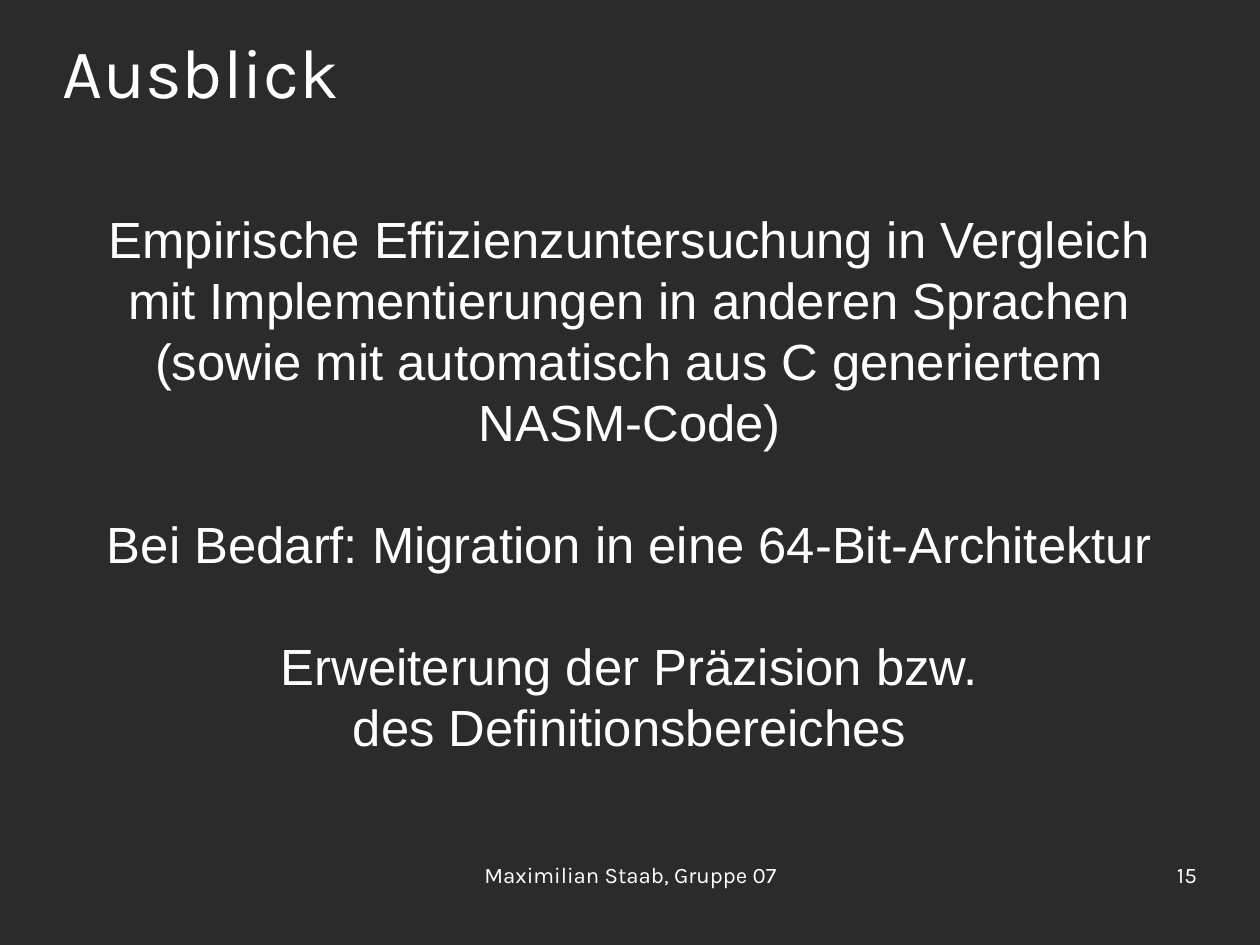
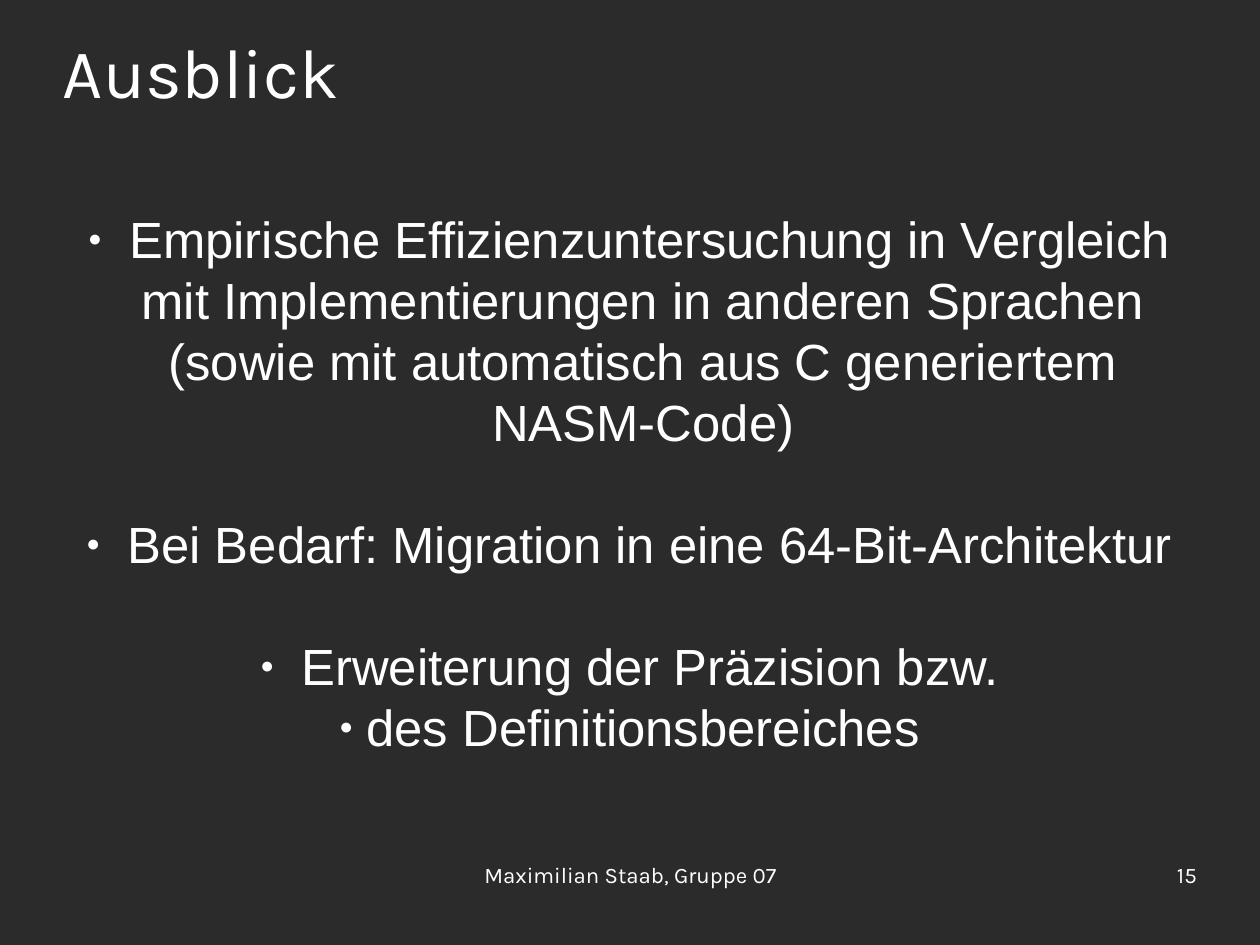
Before and after one commit to OrestTa/etip, a slide deck: slide 15 of Projekt2/Protokolle/verlauf2.odp. Drawn at 1260x945 pixels with LibreOffice and Linux fonts; fonts in the diff are those of the drawing; background and template pictures are left out; a plain dark background stands for a picture behind light text. Boxes give left, top, right and bottom in pixels: in the first picture for what was removed or moved away, otherwise in the second. Text is boxed around its words. In the diff, an @@ line names an element or a change of style, - is before the commit and + after.

```diff
--- a/Projekt2/Protokolle/verlauf2.odp
+++ b/Projekt2/Protokolle/verlauf2.odp
@@ text "Empirische Effizienzuntersuchung in Vergleich mit ..." at (127,221,1171,747): bullet none to ● @@
```
Also in this commit, not shown: 1 other slide changed.
